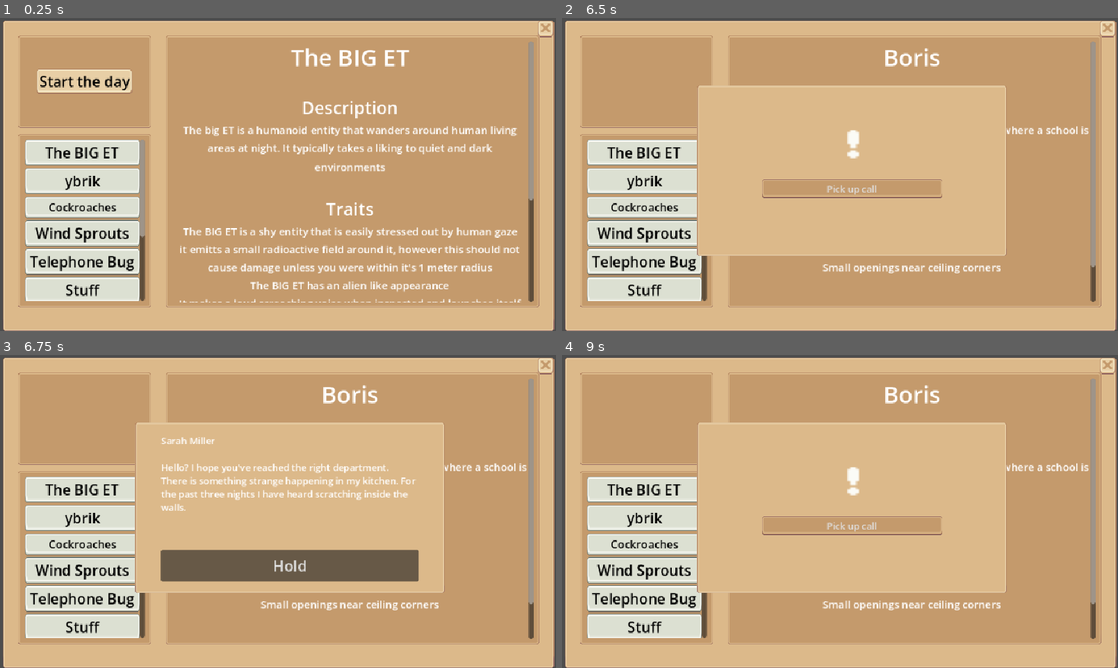
Above: before the commit, frames 1-4 (two rows, left to right).
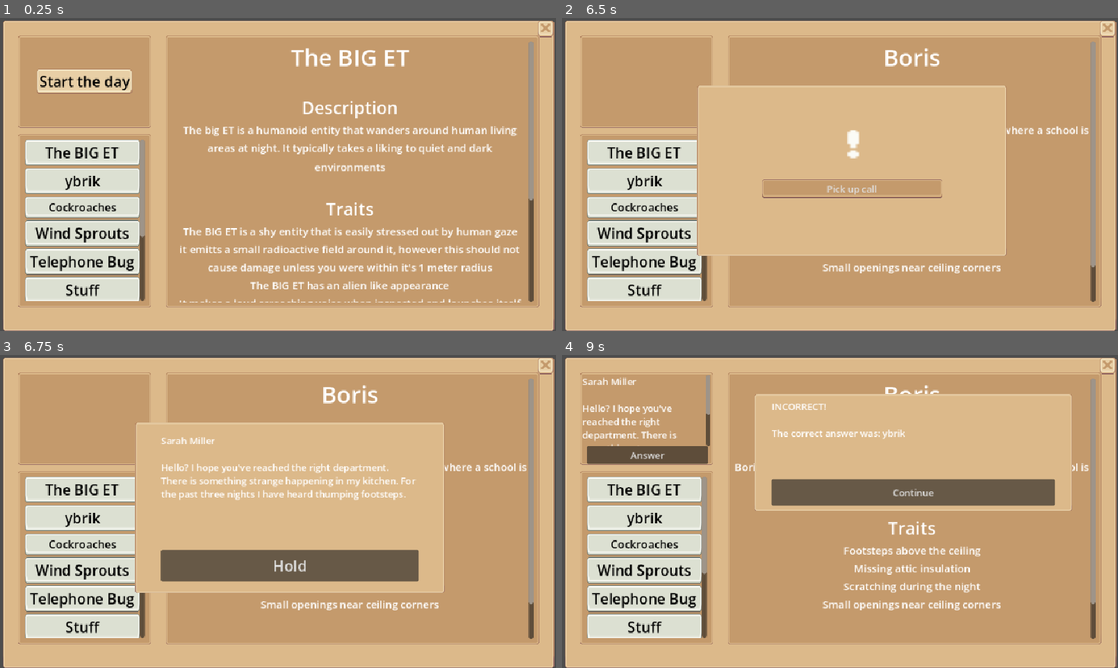
Above: after the commit, the same moments.

Repository: TruthIsProven/Computer-Science-2026
Game: Godot game, scene res://quiz_page_scene.tscn
The game is run twice, just before and just after one commit, with the same random seed, the same clock (stepped at 60 frames per second) and the same inputs. This scene is started directly instead of the project's main scene.
Inputs:
- Up to frame 1 (0.25 s): no input
- Up to frame 2 (6.5 s): click "The BIG ET" at 0.5 s; click "ybrik" at 1.25 s; click "Start the day" at 2 s; click "Cockroaches" at 2.75 s; click "Wind Sprouts" at 3.5 s; click "Telephone Bug" at 4.25 s; click "Stuff" at 5 s; click "1" at 5.75 s
- Up to frame 3 (6.75 s): click "Pick up call" at 6.5 s
- Up to frame 4 (9 s): click "Hold" at 7.25 s; click "Answer" at 8 s; click "Submit" at 8.75 s

Frames 1-2 are identical in both runs. In frame 3, 0.2% of the frame differs, in the area x 28-74%, y 43-50%; in frame 4, 28%, in the area x 3-92%, y 6-76%.

Commit message:
MADE MY LOOP WORK MY DAY ONE WORKS AND IT DISPLAYS IF THE PLAYER DID GET CORRECT ANSWERS WOOOOOOO

Diff:
--- a/MainGameScript.gd
+++ b/MainGameScript.gd
@@ -144,5 +144,5 @@
 
 
 func _on_exitbutton_pressed() -> void:
-	get_tree().change_scene_to_file("res://Scenes/newgame_scene.tscn")
+	get_tree().change_scene_to_file("res://Scenes/desktop_scene.tscn")
 	pass # Replace with function body.
--- a/Scenes/call_manager.tscn
+++ /dev/null
@@ -1,7 +0,0 @@
-[gd_scene format=3 uid="uid://dwlk334cg2cii"]
-
-[ext_resource type="PackedScene" uid="uid://beap7sd2ksqkw" path="res://Scenes/Desktop_page.tscn" id="2_86p2j"]
-
-[node name="Node2D" type="Node2D" unique_id=757280073]
-
-[node name="Control" parent="." unique_id=689715138 instance=ExtResource("2_86p2j")]
--- /dev/null
+++ b/Scenes/desktop_scene.tscn
@@ -0,0 +1,11 @@
+[gd_scene format=3 uid="uid://borluoba4n72q"]
+
+[ext_resource type="PackedScene" uid="uid://beap7sd2ksqkw" path="res://Scenes/Desktop_page.tscn" id="1_dbpbn"]
+
+[node name="DesktopScene" type="Node2D" unique_id=144709560]
+
+[node name="Control" parent="." unique_id=689715138 instance=ExtResource("1_dbpbn")]
+offset_left = 112.0
+offset_top = 236.0
+offset_right = 112.0
+offset_bottom = 236.0
--- a/entries/calls.json
+++ b/entries/calls.json
@@ -3,16 +3,16 @@
 	{
 	  "id": "call_1",
 	  "caller_name": "Sarah Miller",
-	  "caller_text": "Hello? I hope you've reached the right department. There is something strange happening in my kitchen. For the past three nights I have heard scratching inside the walls.",
-	  "question": "What is the most likely household hazard?",
-	  "correct_answer": "false_outlet"
+	  "caller_text": "Hello? I hope you've reached the right department. There is something strange happening in my kitchen. For the past three nights I have heard thumping footsteps.",
+	  "question": "What is the most likely hazard?",
+	  "answer": "ybrik"
 	},
 	{
 	  "id": "call_2",
 	  "caller_name": "Daniel Ross",
 	  "caller_text": "There are dark patches growing around my bathroom window. The room has also started smelling damp, even after I clean it.",
-	  "question": "What is the most likely household hazard?",
-	  "correct_answer": "black_mold"
+	  "question": "What is the most likely hazard?",
+	  "answer": "The BIG ET"
 	}
   ],
 
@@ -22,7 +22,7 @@
 	  "caller_name": "Emily Carter",
 	  "caller_text": "Something has been moving above my bedroom ceiling every night. I checked the attic, but I couldn't find anything.",
 	  "question": "What is causing the disturbance?",
-	  "correct_answer": "ceiling_dweller"
+	  "answer": "ceiling_dweller"
 	}
   ]
 }
--- a/quiz_page_scene.gd
+++ b/quiz_page_scene.gd
@@ -1,6 +1,7 @@
 extends Node2D
 
 @onready var option_button: OptionButton = $"Answering Panel/MarginContainer/MarginContainer/OptionButton"
+@onready var result_text: RichTextLabel =$"Answer Result/MarginContainer/NinePatchRect/MarginContainer/Result"
 
 class Call:
 	var caller_name: String
@@ -26,7 +27,10 @@
 var correct_answers = 0
 var wrong_answers = 0
 
+var player_results = []
+
 func _ready() -> void:
+	print("GAME SCRIPT IS RUNNING")
 
 	# Make sure the correct panels are visible.
 	$"Incoming Call".visible = false
@@ -148,12 +152,16 @@
 		option_button.selected
 	)
 
+	var was_correct = selected_answer == active_call.answer
+
 	# Compare it with the correct answer.
 	if selected_answer == active_call.answer:
 
 		print("CORRECT!")
 
 		correct_answers += 1
+		result_text.text = "CORRECT!\n\nGood job!"
+
 
 	else:
 
@@ -161,12 +169,21 @@
 
 		wrong_answers += 1
 
+		result_text.text = "INCORRECT!\n\nThe correct answer was: " + active_call.answer + ""
+
+		player_results.append({
+		"day": current_day,
+		"call": current_call,
+		"chosen_answer": selected_answer,
+		"correct_answer": active_call.answer,
+		"correct": was_correct
+	})
 
 	# Close the answering panel.
 	$"Answering Panel".visible = false
 
-	# Move to the next call.
-	go_to_next_call()
+	# Show the result.
+	$"Answer Result".visible = true
 
 
 func _on_confirmbutton_pressed() -> void:
@@ -209,21 +226,47 @@
 	print("DAY ", current_day, " COMPLETE")
 
 	print("Correct answers: ", correct_answers)
-
 	print("Wrong answers: ", wrong_answers)
 
 
-	# Move to the next day.
-	current_day += 1
-
-
-	# Go back to the first call.
-	current_call = 0
-
-
-	# Hide the question.
-	$question_at_top_left.visible = false
-
-
-	# Show Start Day again.
-	$MarginContainer/Start_button.visible = true
+	# Work out what the next day would be.
+	var next_day = current_day + 1
+
+	var next_day_name = "day_" + str(next_day)
+
+
+	# Check if the next day actually exists in calls.json.
+	if calls.has(next_day_name):
+
+		# Move to the next day.
+		current_day = next_day
+
+		# Go back to the first call.
+		current_call = 0
+
+		# Hide the question.
+		$question_at_top_left.visible = false
+
+		# Show Start Day.
+		$MarginContainer/Start_button.visible = true
+
+		print("Ready for Day ", current_day)
+
+	else:
+
+		# There are no more days.
+		print("GAME COMPLETE!")
+
+		$question_at_top_left.visible = false
+
+		# Keep Start Day hidden because there are no more calls.
+		$MarginContainer/Start_button.visible = false
+
+
+func _on_continue_pressed() -> void:
+
+	$"Answer Result".visible = false
+
+	go_to_next_call()
+
+	pass # Replace with function body.
--- a/quiz_page_scene.tscn
+++ b/quiz_page_scene.tscn
@@ -283,9 +283,61 @@
 layout_mode = 2
 text = "Submit"
 
+[node name="Answer Result" type="Control" parent="." unique_id=1563131568]
+visible = false
+layout_mode = 3
+anchors_preset = 0
+offset_right = 961.0
+offset_bottom = 540.0
+
+[node name="MarginContainer" type="MarginContainer" parent="Answer Result" unique_id=1892463782]
+layout_mode = 1
+anchors_preset = 15
+anchor_right = 1.0
+anchor_bottom = 1.0
+offset_left = 332.0
+offset_top = 67.0
+offset_right = -80.0
+offset_bottom = -270.0
+grow_horizontal = 2
+grow_vertical = 2
+
+[node name="NinePatchRect" type="NinePatchRect" parent="Answer Result/MarginContainer" unique_id=1218480618]
+layout_mode = 2
+texture = ExtResource("6_2stpo")
+region_rect = Rect2(139, 12, 106, 122)
+patch_margin_left = 5
+patch_margin_top = 5
+patch_margin_right = 5
+patch_margin_bottom = 5
+
+[node name="MarginContainer" type="MarginContainer" parent="Answer Result/MarginContainer/NinePatchRect" unique_id=1088951353]
+layout_mode = 0
+offset_right = 549.0
+offset_bottom = 203.0
+theme_override_constants/margin_left = 30
+theme_override_constants/margin_top = 10
+theme_override_constants/margin_right = 30
+theme_override_constants/margin_bottom = 63
+
+[node name="Result" type="RichTextLabel" parent="Answer Result/MarginContainer/NinePatchRect/MarginContainer" unique_id=1407388498]
+layout_mode = 2
+
+[node name="MarginContainer" type="MarginContainer" parent="Answer Result/MarginContainer" unique_id=1236919742]
+layout_mode = 2
+theme_override_constants/margin_left = 30
+theme_override_constants/margin_top = 147
+theme_override_constants/margin_right = 30
+theme_override_constants/margin_bottom = 10
+
+[node name="continue" type="Button" parent="Answer Result/MarginContainer/MarginContainer" unique_id=1675849153]
+layout_mode = 2
+text = "Continue"
+
 [connection signal="pressed" from="MarginContainer/Start_button" to="." method="_on_button_11_pressed"]
 [connection signal="pressed" from="Incoming Call/MarginContainer2/Pickup_call" to="." method="_on_pickup_call_pressed"]
 [connection signal="pressed" from="Caller info/MarginContainer/MarginContainer2/Hold" to="." method="_on_hold_pressed"]
 [connection signal="pressed" from="question_at_top_left/Answer Button" to="." method="_on_answer_button_pressed"]
 [connection signal="pressed" from="Answering Panel/MarginContainer2/exitbutton" to="." method="_on_exitbutton_pressed"]
 [connection signal="pressed" from="Answering Panel/MarginContainer3/Confirmbutton" to="." method="_on_confirmbutton_pressed"]
+[connection signal="pressed" from="Answer Result/MarginContainer/MarginContainer/continue" to="." method="_on_continue_pressed"]
